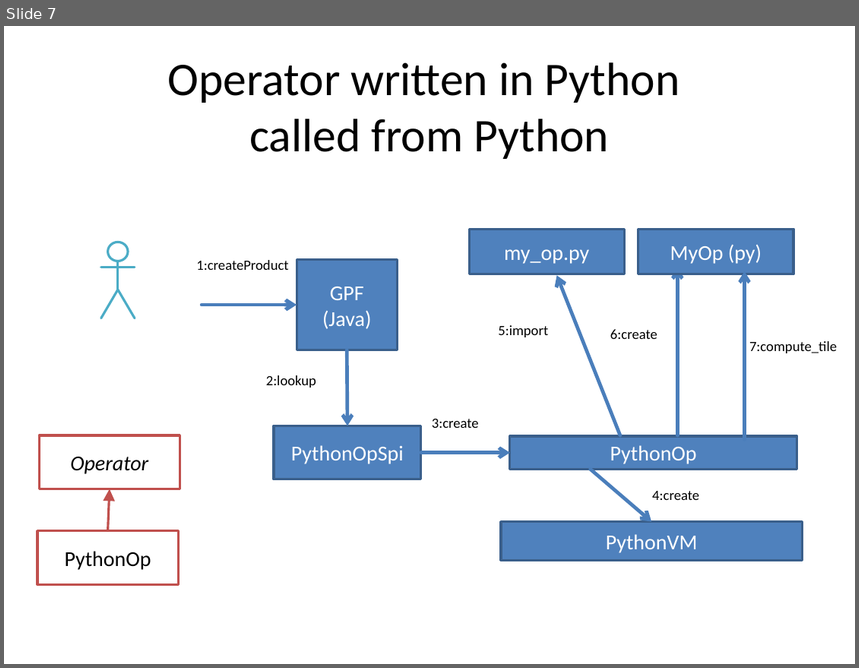
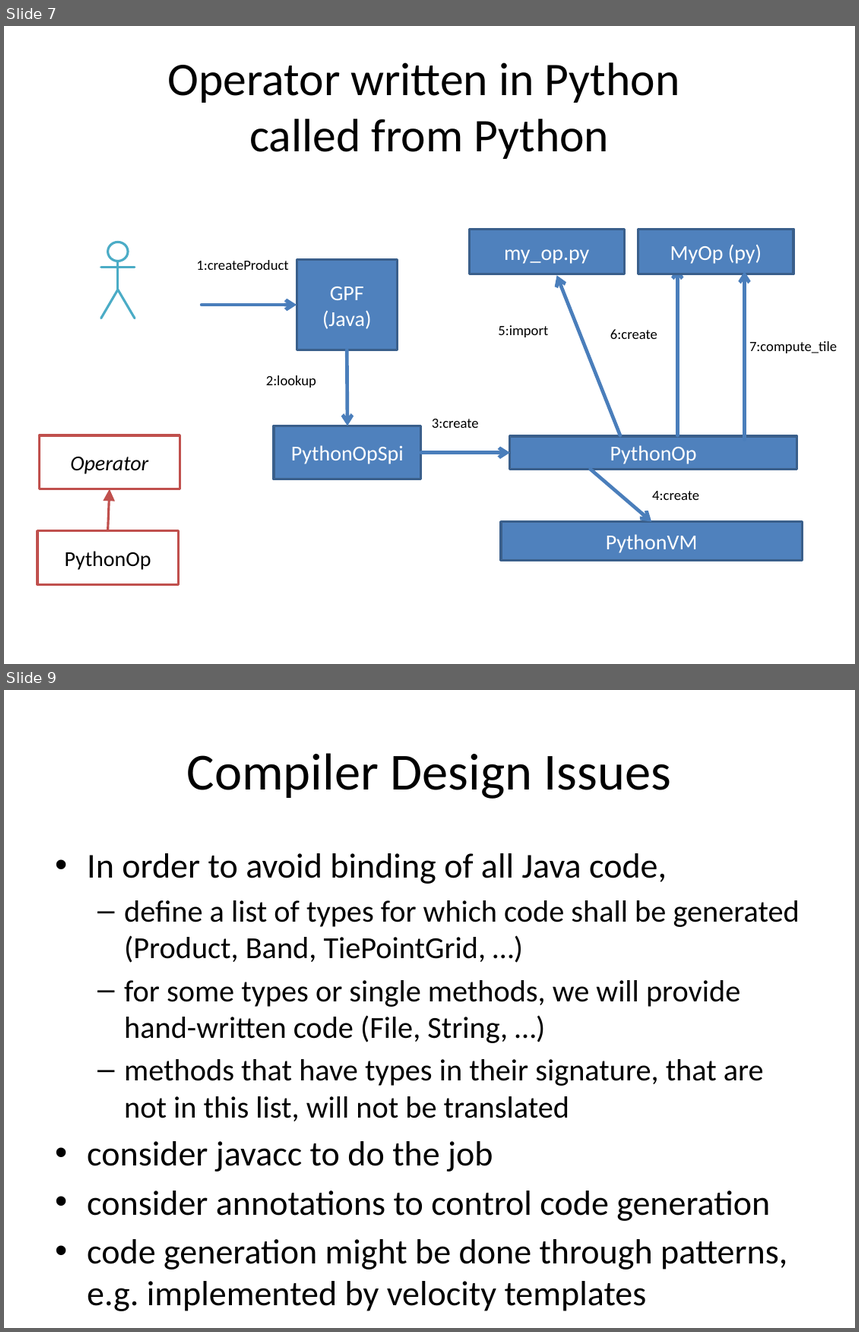
Before and after one commit to bcdev/beam-extapi, a slide deck: docs/beam-extapi.pptx. Shown one above the other, each under a label of ours: slide 7 before the commit, slides 7 and 9 after it; the slides between them are not shown. The pictures are 859x668 and 859x1332 pixels, drawn with LibreOffice and Linux fonts; fonts in the diff are those of the drawing. Boxes give left, top, right and bottom in pixels: in the first picture for what was removed or moved away, otherwise in the second. Text is boxed around its words. In the diff, an @@ line names an element or a change of style, - is before the commit and + after.

```diff
--- a/docs/beam-extapi.pptx
+++ b/docs/beam-extapi.pptx
@@ slide 9 added at bbox=[4, 690, 855, 1328], background #FFFFFF @@
@@ title added at bbox=[187, 753, 671, 799], 44 pt, text #000000 @@
+Compiler Design Issues
@@ text added at bbox=[87, 853, 800, 1270], 25.9 pt, text #000000 @@
+• In order to avoid binding of all Java code,
+  – define a list of types for which code shall be generated (Product, Band, TiePointGrid, …)
+  – for some types or single methods, we will provide hand-written code (File, String, …)
+  – methods that have types in their signature, that are not in this list, will not be translated
+• consider javacc to do the job
+• consider annotations to control code generation
+• code generation might be done through patterns, e.g. implemented by velocity templates
```
Also in this commit, not shown: 2 other slides added.
